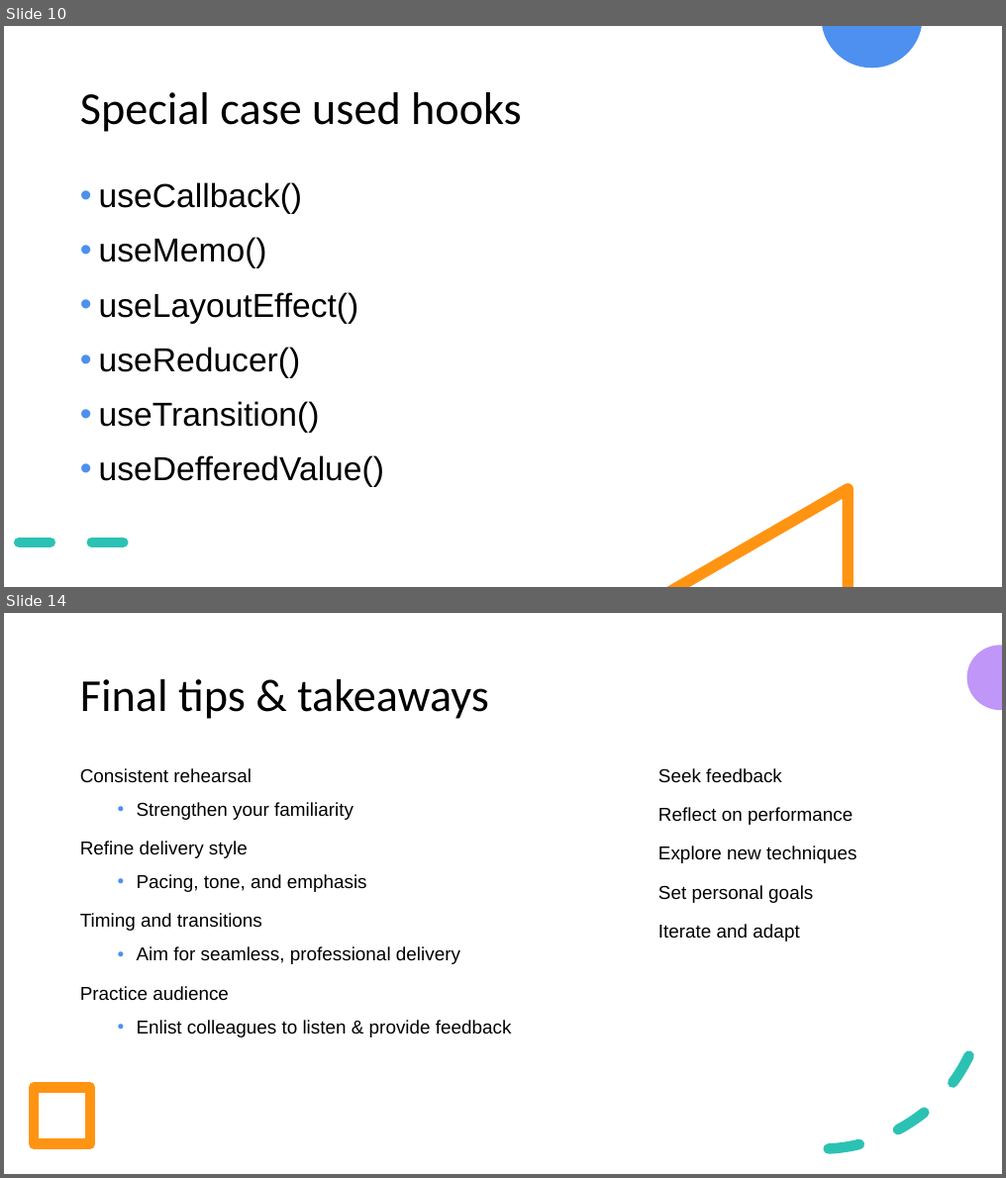
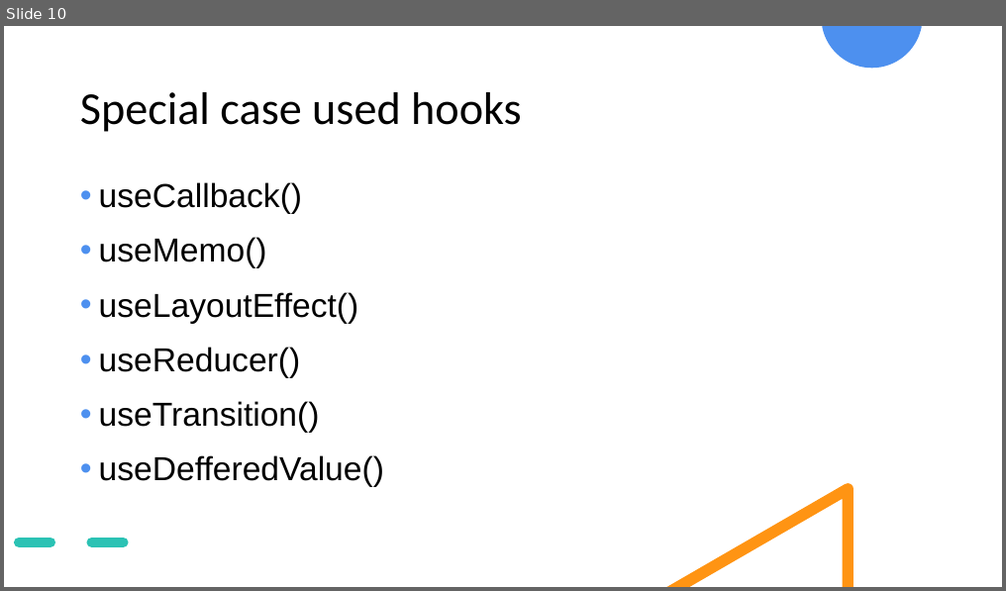
Before and after one commit to ompateldeveloper/learn-react-hooks, a slide deck: React & Hooks.pptx. Shown one above the other, each under a label of ours: slides 10 and 14 before the commit, slide 10 after it; the slides between them are not shown. The pictures are 1006x1178 and 1006x591 pixels, drawn with LibreOffice and Linux fonts; fonts in the diff are those of the drawing. Boxes give left, top, right and bottom in pixels: in the first picture for what was removed or moved away, otherwise in the second. Text is boxed around its words. In the diff, an @@ line names an element or a change of style, - is before the commit and + after.

```diff
--- a/React & Hooks.pptx
+++ b/React & Hooks.pptx
@@ slide 14 removed at (4, 613, 1002, 1174), background #FFFFFF @@
@@ freeform shape removed at (967, 646, 1002, 710) @@
@@ title removed at (80, 679, 489, 719) @@
-Final tips & takeaways
@@ text removed at (80, 768, 512, 1038) @@
-Consistent rehearsal
-  • Strengthen your familiarity
-Refine delivery style
-  • Pacing, tone, and emphasis
-Timing and transitions
-  • Aim for seamless, professional delivery
-Practice audience
-  • Enlist colleagues to listen & provide feedback
@@ text removed at (658, 768, 856, 942) @@
-Seek feedback
-Reflect on performance
-Explore new techniques
-Set personal goals
-Iterate and adapt
@@ arc (boxed as its full ellipse) removed at (648, 813, 993, 1157) @@
@@ rectangle removed at (34, 1087, 91, 1145) @@
```
Also in this commit, not shown: 1 slide changed, 8 slides added, 4 other slides removed, 8 other files.
